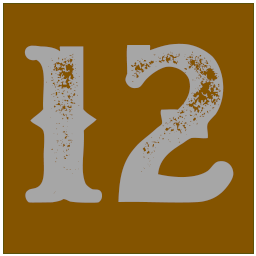
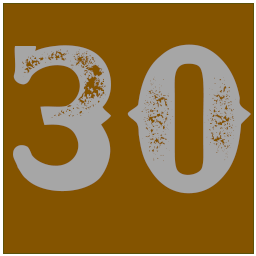
Before/after of a (256, 256) layered artwork. What changed in the layer stack:
renamed "12" to "30", painted on it over [left=13, top=43, right=251, bottom=203]
showed "Fondo 2" over [left=13, top=43, right=251, bottom=203]
showed "Fondo 1" over [left=13, top=43, right=251, bottom=203]
showed "Fondo 0" over [left=13, top=43, right=251, bottom=203]
